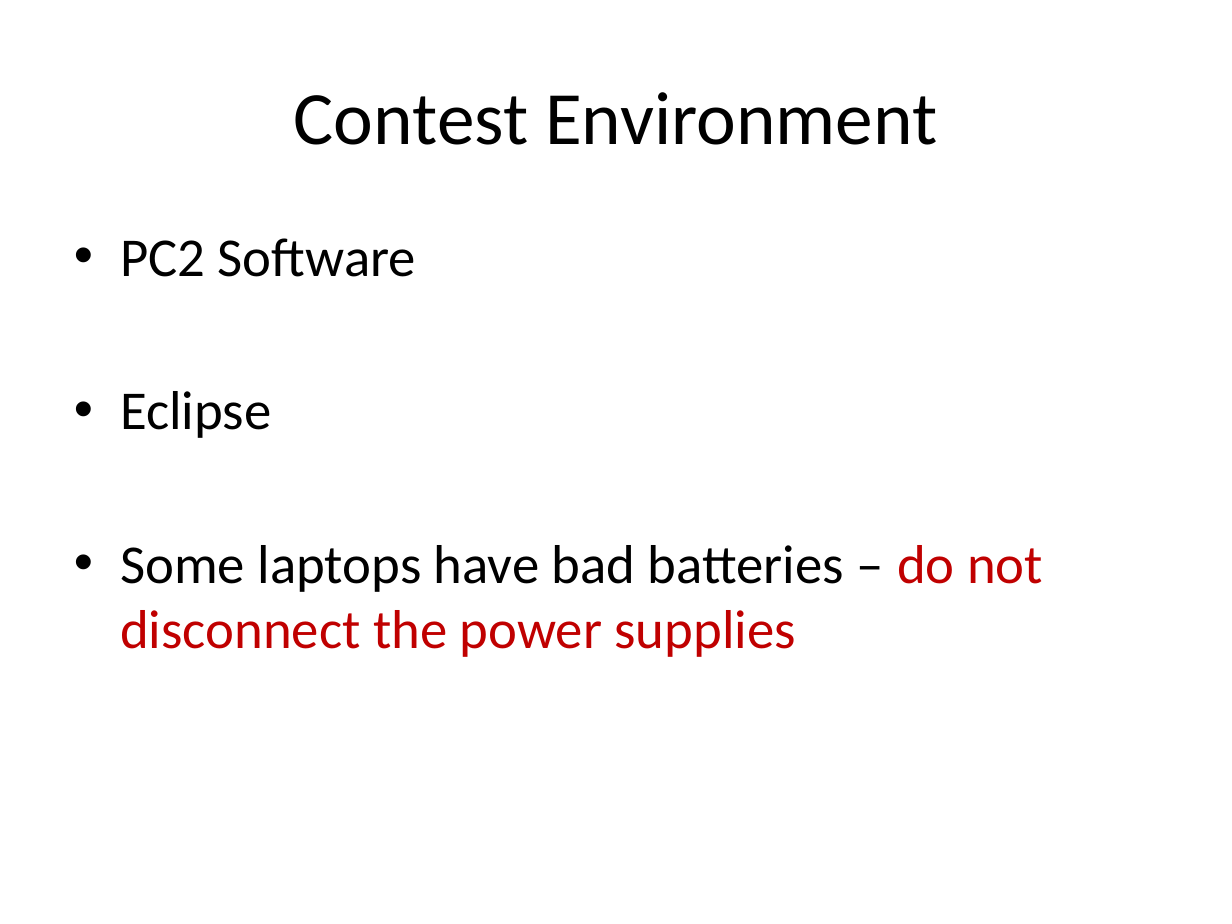
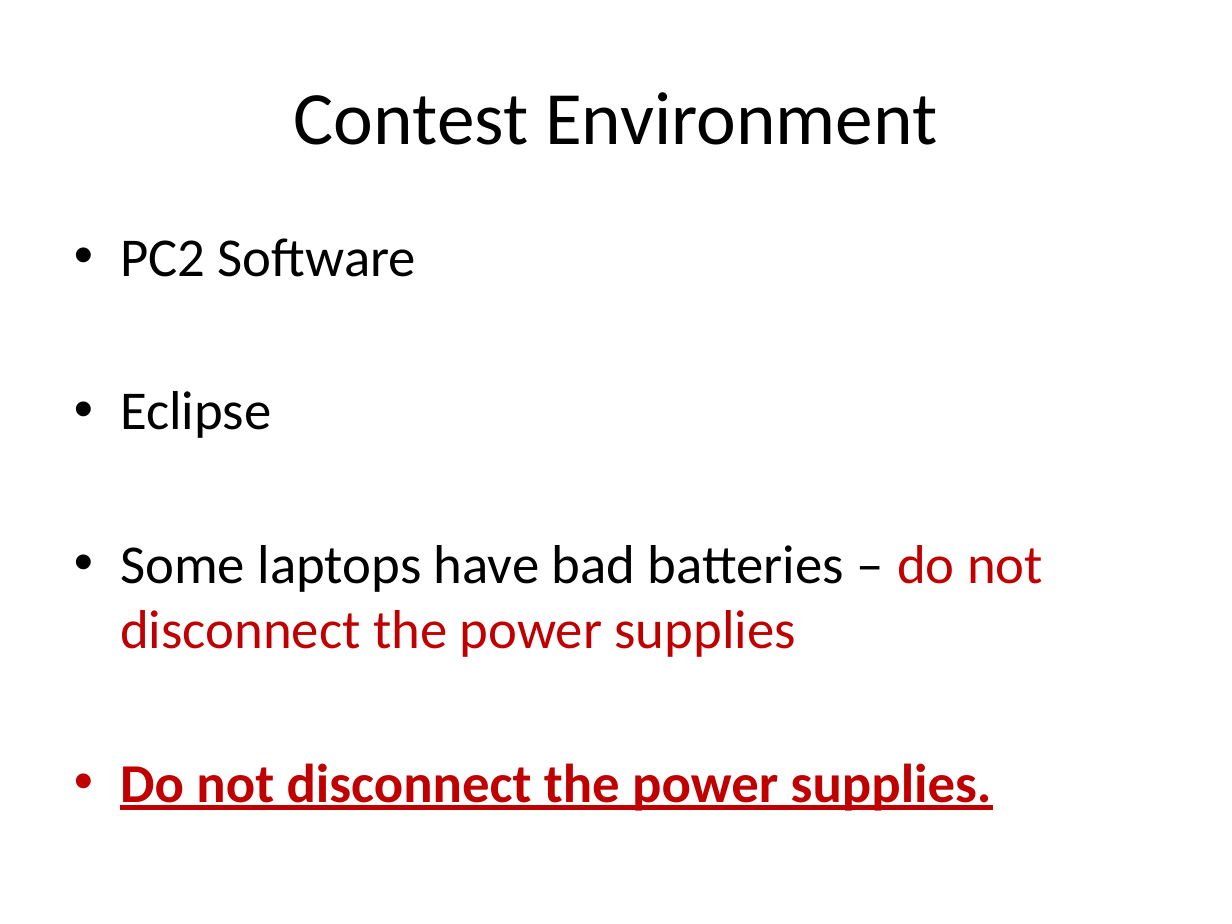
Before and after one commit to JohnDickerson/umd_hspc2019, a slide deck: slide 6 of docs/2019-introduction.pptx (slide 5 before the commit). Drawn at 1232x924 pixels with LibreOffice and Linux fonts; fonts in the diff are those of the drawing. Boxes give left, top, right and bottom in pixels: in the first picture for what was removed or moved away, otherwise in the second. Text is boxed around its words. In the diff, an @@ line names an element or a change of style, - is before the commit and + after.

```diff
--- a/docs/2019-introduction.pptx
+++ b/docs/2019-introduction.pptx
@@ text at [120, 763, 992, 811]: paragraph added @@
+• Do not disconnect the power supplies.
```
Also in this commit, not shown: 1 other slide changed, 1 slide added, 3 other files.
